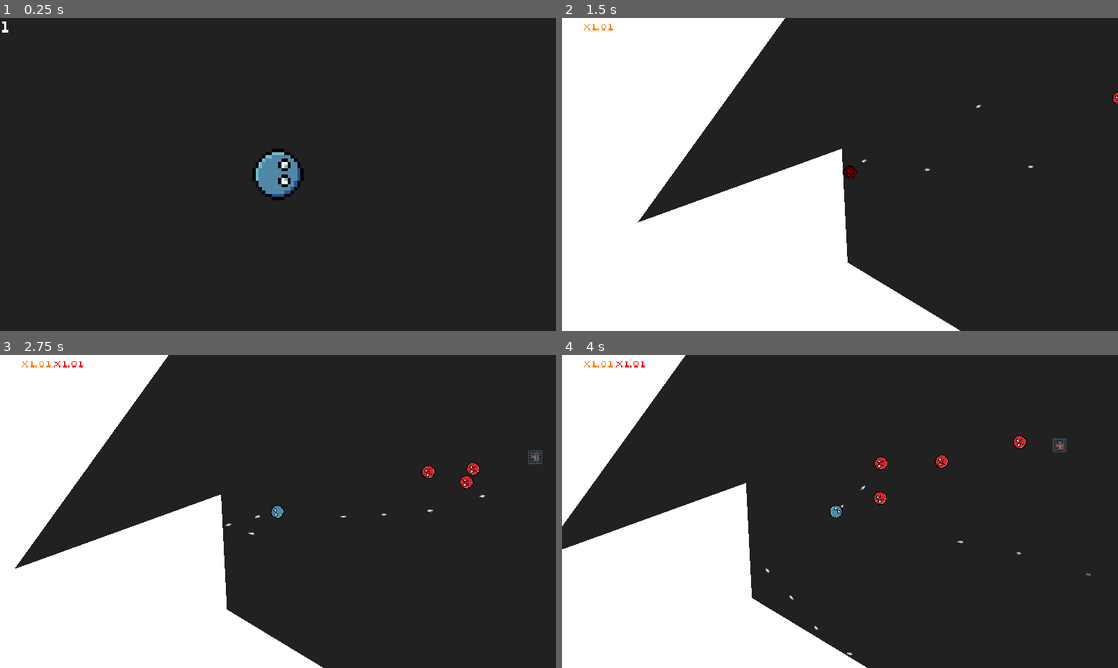
Above: before the commit, frames 1-4 (two rows, left to right).
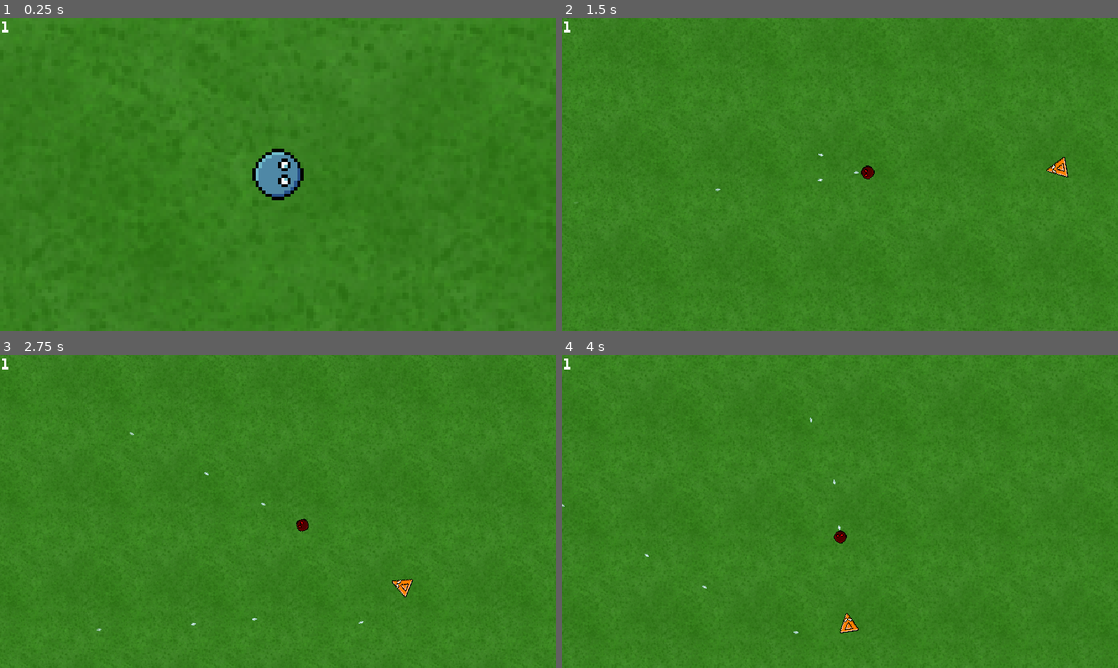
Above: after the commit, the same moments.

Repository: veprogames/top-down-incremental
Game: Godot game, scene res://level/level.tscn
Two runs of this game, one before a commit and one after it. Both use one fixed random seed, a clock stepped at 60 frames per second and the inputs below.
Inputs (mouse positions are in pixels of both pictures, inside the frame that each line leads up to):
- Up to frame 1 (0.25 s): no input
- Up to frame 2 (1.5 s): move the mouse to (867, 174) at 0.52 s; move the mouse to (812, 174) at 1.27 s
- Up to frame 3 (2.75 s): move the mouse to (289, 505) at 2.02 s
- Up to frame 4 (4 s): move the mouse to (834, 517) at 2.77 s; move the mouse to (878, 514) at 3.52 s

The runs differ from the first frame. In frame 1, 99% of the frame differs, in the area x 0-100%, y 0-100%; in frame 2, 100%; in frame 3, 100%; in frame 4, 100%.

Commit message:
create empty arena

Diff:
--- a/level/level.tscn
+++ b/level/level.tscn
@@ -1,24 +1,30 @@
-[gd_scene load_steps=6 format=3 uid="uid://blpfg0kc3wacb"]
+[gd_scene load_steps=11 format=3 uid="uid://blpfg0kc3wacb"]
 
+[ext_resource type="Texture2D" uid="uid://rbcfgod2ii5f" path="res://level/tiles/grass.png" id="1_3sncf"]
 [ext_resource type="PackedScene" uid="uid://oyiycif2f18h" path="res://player/player.tscn" id="1_c1fdt"]
 [ext_resource type="PackedScene" uid="uid://yam6ts6l84j0" path="res://player/ui/player_damage_display.tscn" id="1_sr8ao"]
 [ext_resource type="PackedScene" uid="uid://gbdae67q3h10" path="res://player/player_camera.tscn" id="3_wppie"]
 [ext_resource type="PackedScene" uid="uid://dc8blsf65d7qp" path="res://player/player_damage.tscn" id="3_xo2ng"]
 [ext_resource type="PackedScene" uid="uid://bxqjtbspu7034" path="res://spawner/spawner.tscn" id="4_gancj"]
 
+[sub_resource type="WorldBoundaryShape2D" id="WorldBoundaryShape2D_vjv4r"]
+normal = Vector2(1, 0)
+
+[sub_resource type="WorldBoundaryShape2D" id="WorldBoundaryShape2D_pa783"]
+normal = Vector2(-1, 0)
+
+[sub_resource type="WorldBoundaryShape2D" id="WorldBoundaryShape2D_wudsr"]
+normal = Vector2(0, 1)
+
+[sub_resource type="WorldBoundaryShape2D" id="WorldBoundaryShape2D_u1xbg"]
+
 [node name="Level" type="Node2D"]
 
-[node name="CanvasLayerBG" type="CanvasLayer" parent="."]
-layer = -100
-
-[node name="ColorRect" type="ColorRect" parent="CanvasLayerBG"]
-anchors_preset = 15
-anchor_right = 1.0
-anchor_bottom = 1.0
-grow_horizontal = 2
-grow_vertical = 2
-mouse_filter = 2
-color = Color(0.129412, 0.129412, 0.129412, 1)
+[node name="Sprite2D" type="Sprite2D" parent="."]
+texture_repeat = 2
+texture = ExtResource("1_3sncf")
+region_enabled = true
+region_rect = Rect2(0, 0, 14000, 14000)
 
 [node name="CanvasLayer" type="CanvasLayer" parent="."]
 
@@ -35,48 +41,39 @@
 
 [node name="PlayerDamage" parent="." instance=ExtResource("3_xo2ng")]
 
-[node name="StaticBody2D" type="StaticBody2D" parent="."]
-collision_layer = 4
-collision_mask = 0
-
-[node name="CollisionPolygon2D" type="CollisionPolygon2D" parent="StaticBody2D"]
-polygon = PackedVector2Array(1145, -41, 921, 159, 1280, 263, 1147, 449, 1332, 599, 983, 882, 1363, 974, 1986, 867, 1965, 520, 1727, 601, 2008, 213, 1642, 256)
-
-[node name="Polygon2D" type="Polygon2D" parent="StaticBody2D"]
-polygon = PackedVector2Array(1281, 258, 1139, 454, 1333, 596, 977, 880, 1367, 972, 1983, 864, 1965, 514, 1727, 600, 2007, 212, 1639, 254, 1143, -46, 923, 158)
-
-[node name="StaticBody2D2" type="StaticBody2D" parent="."]
-position = Vector2(-960, -704)
-collision_layer = 4
-collision_mask = 0
-
-[node name="CollisionPolygon2D" type="CollisionPolygon2D" parent="StaticBody2D2"]
-polygon = PackedVector2Array(1145, -41, 921, 159, 1280, 263, 1147, 449, 1332, 599, 983, 882, 1363, 974, 1986, 867, 1965, 520, 1727, 601, 2008, 213, 1642, 256)
-
-[node name="Polygon2D" type="Polygon2D" parent="StaticBody2D2"]
-polygon = PackedVector2Array(1281, 258, 1139, 454, 1333, 596, 977, 880, 1367, 972, 1983, 864, 1965, 514, 1727, 600, 2007, 212, 1639, 254, 1143, -46, 923, 158)
-
-[node name="StaticBody2D3" type="StaticBody2D" parent="."]
-position = Vector2(-1592, -34)
-collision_layer = 4
-collision_mask = 0
-
-[node name="CollisionPolygon2D" type="CollisionPolygon2D" parent="StaticBody2D3"]
-polygon = PackedVector2Array(1145, -41, 921, 159, 1280, 263, 1147, 449, 1332, 599, 983, 882, 1363, 974, 1986, 867, 1965, 520, 1727, 601, 2008, 213, 1642, 256)
-
-[node name="Polygon2D" type="Polygon2D" parent="StaticBody2D3"]
-polygon = PackedVector2Array(1281, 258, 1139, 454, 1333, 596, 977, 880, 1367, 972, 1983, 864, 1965, 514, 1727, 600, 2007, 212, 1639, 254, 1143, -46, 923, 158)
-
-[node name="StaticBody2D4" type="StaticBody2D" parent="."]
-position = Vector2(-850, 606)
-collision_layer = 4
-collision_mask = 0
-
-[node name="CollisionPolygon2D" type="CollisionPolygon2D" parent="StaticBody2D4"]
-polygon = PackedVector2Array(1145, -41, 921, 159, 1280, 263, 1147, 449, 1332, 599, 983, 882, 1363, 974, 1986, 867, 1965, 520, 1727, 601, 2008, 213, 1642, 256)
-
-[node name="Polygon2D" type="Polygon2D" parent="StaticBody2D4"]
-polygon = PackedVector2Array(1281, 258, 1139, 454, 1333, 596, 977, 880, 1367, 972, 1983, 864, 1965, 514, 1727, 600, 2007, 212, 1639, 254, 1143, -46, 923, 158)
-
 [node name="Spawner" parent="." instance=ExtResource("4_gancj")]
 position = Vector2(735, 437)
+
+[node name="Border" type="Node2D" parent="."]
+
+[node name="Left" type="StaticBody2D" parent="Border"]
+position = Vector2(-5000, 0)
+collision_layer = 4
+collision_mask = 9
+
+[node name="CollisionShape2D" type="CollisionShape2D" parent="Border/Left"]
+shape = SubResource("WorldBoundaryShape2D_vjv4r")
+
+[node name="Right" type="StaticBody2D" parent="Border"]
+position = Vector2(5000, 0)
+collision_layer = 4
+collision_mask = 9
+
+[node name="CollisionShape2D" type="CollisionShape2D" parent="Border/Right"]
+shape = SubResource("WorldBoundaryShape2D_pa783")
+
+[node name="Top" type="StaticBody2D" parent="Border"]
+position = Vector2(0, -5000)
+collision_layer = 4
+collision_mask = 9
+
+[node name="CollisionShape2D" type="CollisionShape2D" parent="Border/Top"]
+shape = SubResource("WorldBoundaryShape2D_wudsr")
+
+[node name="Bottom" type="StaticBody2D" parent="Border"]
+position = Vector2(0, 5000)
+collision_layer = 4
+collision_mask = 9
+
+[node name="CollisionShape2D" type="CollisionShape2D" parent="Border/Bottom"]
+shape = SubResource("WorldBoundaryShape2D_u1xbg")
--- a/player/player.tscn
+++ b/player/player.tscn
@@ -17,8 +17,7 @@
 [node name="CollisionShape2D" type="CollisionShape2D" parent="."]
 shape = SubResource("CircleShape2D_qfxhs")
 
-[node name="BulletPodPlayer" parent="." node_paths=PackedStringArray("player") instance=ExtResource("3_tc3r6")]
-player = NodePath("..")
+[node name="BulletPodPlayer" parent="." instance=ExtResource("3_tc3r6")]
 
 [connection signal="died" from="." to="." method="_on_died"]
 [connection signal="took_damage" from="." to="." method="_on_took_damage"]
Binary file added: level/tiles/grass.png
Not shown, added: level/tiles/grass.png.import
Binary file added: level/tiles/tiles.png
Not shown, added: level/tiles/tiles.png.import
